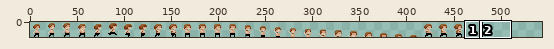
Two states of a sprite sheet, Assets/Graphics/player.png. The picture above shows the old version from afar; the outline marks the close-up.
Close-up. The starting point:
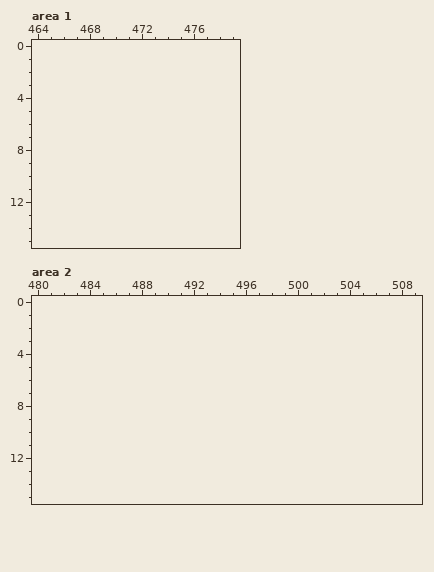
The file is 464x16 pixels. Shown: area 1: x 464..479, y 0..15; area 2: x 480..509, y 0..15. The old version is drawn lined up with the new one, on the new canvas. The commit also changed other parts of the picture, which this record leaves out.
Now the later version:
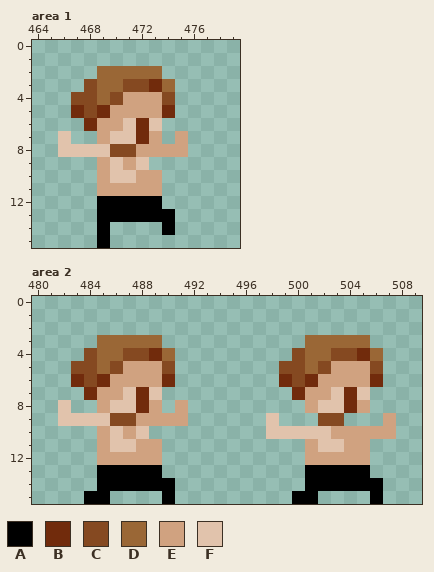
Palette (. is transparent): A #000000  B #712b0c  C #854921  D #9a6736  E #d0a280  F #e1c3ac
Change:
canvas 464x16 -> 544x16
Changed rows in their new state; - is an unchanged pixel.
Area 1:
first column x 466:
 2 ---DDDDD--
 3 --CDDCCBD-
 4 -CCDCEEEC-
 5 -BCBEEEEB-
 6 --BEEFBF--
 7 F--EFFBE-E
 8 FFFFCCEEEE
 9 ---EFEF---
10 ---EFFEE--
11 ---EEEEE--
12 ---AAAAA--
13 ---AAAAAA-
14 ---A----A-
15 ---A------
Area 2:
first column x 482:
 3 ---DDDDD-----------DDDDD--
 4 --CDDCCBD---------CDDCCBD-
 5 -CCDCEEEC--------CCDCEEEC-
 6 -BCBEEEEB--------BCBEEEEB-
 7 --BEEFBF----------BEEFBF--
 8 F--EFFBE-E---------EFFBE--
 9 FFFFCCEEEE------F---CC---E
10 ---EFEF---------FFFFFEEEEE
11 ---EFFEE-----------EFFEE--
12 ---EEEEE-----------EEEEE--
13 ---AAAAA-----------AAAAA--
14 ---AAAAAA----------AAAAAA-
15 --AA----A---------AA----A-
Where, in picture pixels (left, top, right, bottom), the same in both close-ups:
added: (58, 66, 188, 248)
added: (58, 335, 188, 504)
added: (266, 335, 396, 504)
